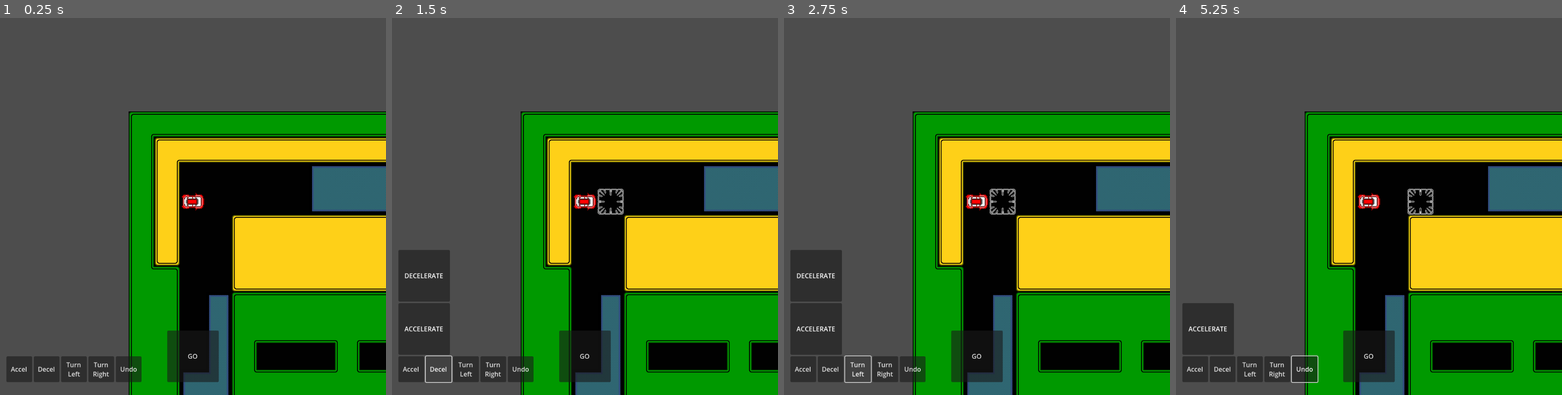
Above: before the commit, frames 1-4 (left to right).
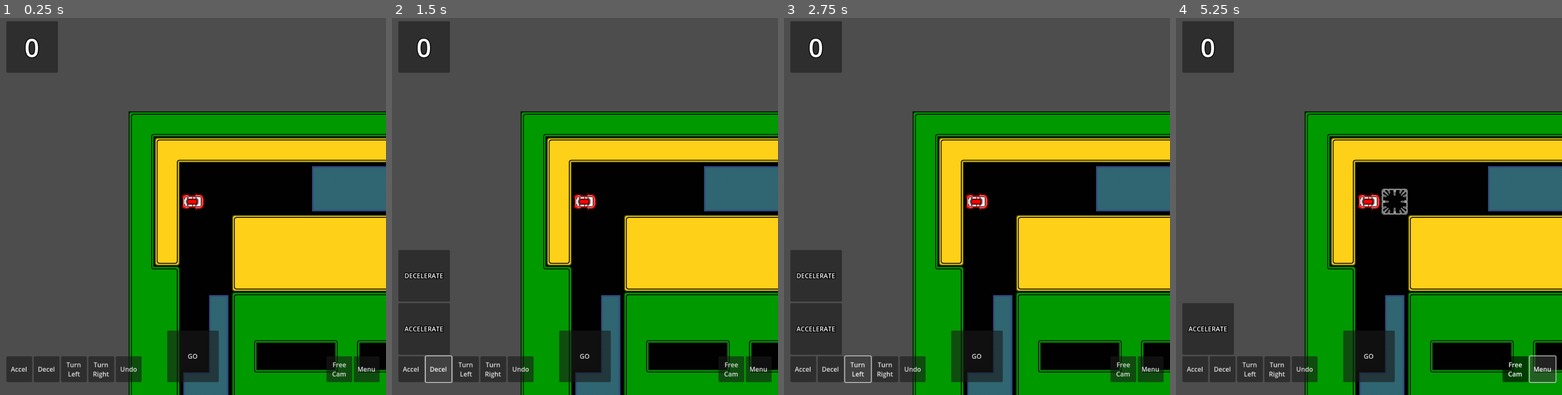
Above: after the commit, the same moments.

Repository: mperez68/wild-jam-88
Game: Godot game, scene res://main_scenes/abstract/game.tscn
Two runs of this game, one before a commit and one after it. Both use one fixed random seed, a clock stepped at 60 frames per second and the inputs below.
Inputs (mouse positions are in pixels of both pictures, inside the frame that each line leads up to):
- Up to frame 1 (0.25 s): no input
- Up to frame 2 (1.5 s): click "Accel" at 0.5 s; click "Decel" at 1.25 s
- Up to frame 3 (2.75 s): click "Turn Left" at 2 s
- Up to frame 4 (5.25 s): click "Turn Right" at 2.75 s; click "Undo" at 3.5 s; click (1515, 368) at 4.25 s, where only the run after the commit has a clickable "Free Cam"; click (1542, 368) at 5 s, where only the run after the commit has a clickable "Menu"

The runs differ from the first frame. In frame 1, 2.5% of the frame differs, in the area x 1-99%, y 0-97%; in frame 2, 2.8%; in frame 3, 2.8%; in frame 4, 3.2%.

Commit message:
map bounds

Diff:
--- a/game_objects/car.tscn
+++ b/game_objects/car.tscn
@@ -84,6 +84,7 @@
 y_sort_enabled = true
 position = Vector2(32, 32)
 script = ExtResource("1_y2gce")
+max_speed = null
 
 [node name="Sprite" type="Sprite2D" parent="."]
 z_index = 1
--- a/game_objects/scripts/camera.gd
+++ b/game_objects/scripts/camera.gd
@@ -22,8 +22,8 @@
 func _input(event: InputEvent) -> void:
 	if follow_target:
 		return
-	if event.is_action("ui_left") or event.is_action("ui_right") or event.is_action("ui_up") or event.is_action("ui_down"):
-		pan_vector = Input.get_vector("ui_left", "ui_right", "ui_up", "ui_down")
+	if event.is_action("pan_left") or event.is_action("pan_right") or event.is_action("pan_up") or event.is_action("pan_down"):
+		pan_vector = Input.get_vector("pan_left", "pan_right", "pan_up", "pan_down")
 
 
 # PUBLIC
--- a/game_objects/scripts/car.gd
+++ b/game_objects/scripts/car.gd
@@ -1,7 +1,7 @@
 @tool
 class_name Car extends GridNode2D
 
-enum Action{ ACCELERATE, DECELERATE, TURN_LEFT, TURN_RIGHT, DO_ACTIONS }
+enum Action{ ACCELERATE, DECELERATE, TURN_LEFT, TURN_RIGHT, DO_ACTIONS, CENTER_CAMERA }
 
 const MARKER: PackedScene = preload("res://game_objects/marker.tscn")
 
@@ -9,23 +9,13 @@
 
 @export var acceleration_rate: int = 1
 @export var deceleration_rate: int = 1
+@export var max_speed: int = 8
 @export var friction: int = 2
 
 var next_position_marker: Marker
 var speed: Vector3i = Vector3i.ZERO
 
 # ENGINE
-#func _input(event: InputEvent) -> void:	# TODO temp
-	#if event.is_action_pressed("ui_accept"):
-		#do_actions()
-	#elif event.is_action_pressed("ui_up"):
-		#accelerate(acceleration_rate)
-	#elif event.is_action_pressed("ui_down"):
-		#decelerate(deceleration_rate)
-	#elif event.is_action_pressed("ui_left"):
-		#turn(false)
-	#elif event.is_action_pressed("ui_right"):
-		#turn(true)
 
 
 # PUBLIC
@@ -47,7 +37,11 @@
 func do_actions():
 	smoke_sprite.play("puff")
 	speed += _get_forces()
-	grid_3d_position += speed
+	var new_position: Vector3i = MyUtil.get_map().get_last_valid_to_target(grid_3d_position, grid_3d_position + speed)
+	if new_position != grid_3d_position + speed:
+		speed = Vector3i.ZERO
+		# TODO sfx for crashing into walls
+	grid_3d_position = new_position
 	project_actions()
 
 func project_actions():
@@ -56,7 +50,8 @@
 	if _get_forces(true) == Vector3i.ZERO:
 		return
 	next_position_marker = MARKER.instantiate()
-	next_position_marker.grid_3d_position = grid_3d_position + _get_forces(true)
+	next_position_marker.grid_3d_position = MyUtil.get_map().get_last_valid_to_target(grid_3d_position, grid_3d_position + _get_forces(true))
+
 	add_sibling(next_position_marker)
 
 
@@ -82,10 +77,11 @@
 
 	return total_forces + (speed if include_speed else Vector3i.ZERO)
 
+func _center_camera(cancel: bool):
+	SignalBus.center_camera.emit(null if cancel else self)
+
 
 # SIGNALS
-
-
 func _on_smoke_sprite_animation_finished() -> void:
 	if smoke_sprite.animation == "puff":
 		smoke_sprite.play("idle")
@@ -102,3 +98,5 @@
 			turn(true, undo)
 		Action.DO_ACTIONS:
 			do_actions()
+		Action.CENTER_CAMERA:
+			_center_camera(undo)
--- a/game_objects/scripts/map.gd
+++ b/game_objects/scripts/map.gd
@@ -38,25 +38,25 @@
 						nav.connect_points(id, _grid3d_to_id(pos + Vector3i.LEFT))
 					if nav.has_point(_grid3d_to_id(pos + Vector3i.DOWN)):
 						nav.connect_points(id, _grid3d_to_id(pos + Vector3i.DOWN))
-					if index > 0:
-						# Connect to falloffs
-						if nav.has_point(_grid3d_to_id(pos + Vector3i.LEFT + Vector3i.FORWARD)):
-							nav.add_point(_grid3d_to_id(pos + Vector3i.LEFT), Vector3(pos + Vector3i.LEFT))
-							nav.connect_points(id, _grid3d_to_id(pos + Vector3i.LEFT))
-							nav.connect_points(_grid3d_to_id(pos + Vector3i.LEFT + Vector3i.FORWARD), _grid3d_to_id(pos + Vector3i.LEFT))
-						if nav.has_point(_grid3d_to_id(pos + Vector3i.DOWN + Vector3i.FORWARD)):
-							nav.add_point(_grid3d_to_id(pos + Vector3i.DOWN), Vector3(pos + Vector3i.DOWN))
-							nav.connect_points(id, _grid3d_to_id(pos + Vector3i.DOWN))
-							nav.connect_points(_grid3d_to_id(pos + Vector3i.DOWN + Vector3i.FORWARD), _grid3d_to_id(pos + Vector3i.DOWN))
-						# Connect to climbs
-						if nav.has_point(_grid3d_to_id(pos + Vector3i.RIGHT + Vector3i.FORWARD)):
-							nav.add_point(_grid3d_to_id(pos + Vector3i.RIGHT), Vector3(pos + Vector3i.RIGHT))
-							nav.connect_points(id, _grid3d_to_id(pos + Vector3i.RIGHT))
-							nav.connect_points(_grid3d_to_id(pos + Vector3i.RIGHT + Vector3i.FORWARD), _grid3d_to_id(pos + Vector3i.RIGHT))
-						if nav.has_point(_grid3d_to_id(pos + Vector3i.UP + Vector3i.FORWARD)):
-							nav.add_point(_grid3d_to_id(pos + Vector3i.UP), Vector3(pos + Vector3i.UP))
-							nav.connect_points(id, _grid3d_to_id(pos + Vector3i.UP))
-							nav.connect_points(_grid3d_to_id(pos + Vector3i.UP + Vector3i.FORWARD), _grid3d_to_id(pos + Vector3i.UP))
+					#if index > 0:
+						## Connect to falloffs
+						#if nav.has_point(_grid3d_to_id(pos + Vector3i.LEFT + Vector3i.FORWARD)):
+							#nav.add_point(_grid3d_to_id(pos + Vector3i.LEFT), Vector3(pos + Vector3i.LEFT))
+							#nav.connect_points(id, _grid3d_to_id(pos + Vector3i.LEFT))
+							#nav.connect_points(_grid3d_to_id(pos + Vector3i.LEFT + Vector3i.FORWARD), _grid3d_to_id(pos + Vector3i.LEFT))
+						#if nav.has_point(_grid3d_to_id(pos + Vector3i.DOWN + Vector3i.FORWARD)):
+							#nav.add_point(_grid3d_to_id(pos + Vector3i.DOWN), Vector3(pos + Vector3i.DOWN))
+							#nav.connect_points(id, _grid3d_to_id(pos + Vector3i.DOWN))
+							#nav.connect_points(_grid3d_to_id(pos + Vector3i.DOWN + Vector3i.FORWARD), _grid3d_to_id(pos + Vector3i.DOWN))
+						## Connect to climbs
+						#if nav.has_point(_grid3d_to_id(pos + Vector3i.RIGHT + Vector3i.FORWARD)):
+							#nav.add_point(_grid3d_to_id(pos + Vector3i.RIGHT), Vector3(pos + Vector3i.RIGHT))
+							#nav.connect_points(id, _grid3d_to_id(pos + Vector3i.RIGHT))
+							#nav.connect_points(_grid3d_to_id(pos + Vector3i.RIGHT + Vector3i.FORWARD), _grid3d_to_id(pos + Vector3i.RIGHT))
+						#if nav.has_point(_grid3d_to_id(pos + Vector3i.UP + Vector3i.FORWARD)):
+							#nav.add_point(_grid3d_to_id(pos + Vector3i.UP), Vector3(pos + Vector3i.UP))
+							#nav.connect_points(id, _grid3d_to_id(pos + Vector3i.UP))
+							#nav.connect_points(_grid3d_to_id(pos + Vector3i.UP + Vector3i.FORWARD), _grid3d_to_id(pos + Vector3i.UP))
 
 
 # PUBLIC
@@ -114,15 +114,21 @@
 func can_walk(start: Vector3i, end: Vector3i, length: int = 9999) -> bool:
 	if start == end:
 		return true
-	var cell: TileData = get_cell_tile_data(end)
-	var floor_cell: TileData = get_cell_tile_data(end + Vector3i.FORWARD)
-	if (cell and cell.get_custom_data("ramp")) or (floor_cell and floor_cell.get_custom_data("ramp")):
-		return false
 	var route_length: int = get_route(start, end).size()
 	return route_length > 0 and route_length <= length
 
 func can_see(start: Vector3i, end: Vector3i, length: float = 9999.0) -> bool:
 	return start.distance_to(end) <= length
+
+func get_last_valid_to_target(start: Vector3i, end: Vector3i) -> Vector3i:
+	var best: Vector3i = start
+	var distance: int = abs(start.x - end.x) + abs(start.y - end.y) + abs(start.z - end.z)
+	for i in distance + 1:
+		var sub_diff: Vector3 = lerp(Vector3(start), Vector3(end), float(i) / float(distance))
+		var closest_grid_3d: Vector3i = Vector3i(round(sub_diff.x), round(sub_diff.y), round(sub_diff.z))
+		if get_cell_tile_data(closest_grid_3d):
+			best = closest_grid_3d
+	return best
 
 
 # PRIVATE
--- a/main_scenes/abstract/game.tscn
+++ b/main_scenes/abstract/game.tscn
@@ -1102,7 +1102,7 @@
 
 [node name="Car" parent="." instance=ExtResource("3_gehsp")]
 position = Vector2(160, 224)
-acceleration_rate = 2
+max_speed = 8
 grid_3d_position = Vector3i(2, 3, 0)
 
 [connection signal="action_pressed" from="HUD" to="Car" method="_on_hud_action_pressed"]
--- a/project.godot
+++ b/project.godot
@@ -36,7 +36,6 @@
 "events": [Object(InputEventKey,"resource_local_to_scene":false,"resource_name":"","device":0,"window_id":0,"alt_presse …(194 unchanged characters)…
 , Object(InputEventJoypadButton,"resource_local_to_scene":false,"resource_name":"","device":0,"button_index":13,"pressure":0.0,"pressed":false,"script":null)
 , Object(InputEventJoypadMotion,"resource_local_to_scene":false,"resource_name":"","device":0,"axis":0,"axis_value":-1.0,"script":null)
-, Object(InputEventKey,"resource_local_to_scene":false,"resource_name":"","device":-1,"window_id":0,"alt_pressed":false,"shift_pressed":false,"ctrl_pressed":false,"meta_pressed":false,"pressed":false,"keycode":0,"physical_keycode":65,"key_label":0,"unicode":97,"location":0,"echo":false,"script":null)
 ]
 }
 ui_right={
@@ -44,7 +43,6 @@
 "events": [Object(InputEventKey,"resource_local_to_scene":false,"resource_name":"","device":0,"window_id":0,"alt_presse …(194 unchanged characters)…
 , Object(InputEventJoypadButton,"resource_local_to_scene":false,"resource_name":"","device":0,"button_index":14,"pressure":0.0,"pressed":false,"script":null)
 , Object(InputEventJoypadMotion,"resource_local_to_scene":false,"resource_name":"","device":0,"axis":0,"axis_value":1.0,"script":null)
-, Object(InputEventKey,"resource_local_to_scene":false,"resource_name":"","device":-1,"window_id":0,"alt_pressed":false,"shift_pressed":false,"ctrl_pressed":false,"meta_pressed":false,"pressed":false,"keycode":0,"physical_keycode":68,"key_label":0,"unicode":100,"location":0,"echo":false,"script":null)
 ]
 }
 ui_up={
@@ -52,7 +50,6 @@
 "events": [Object(InputEventKey,"resource_local_to_scene":false,"resource_name":"","device":0,"window_id":0,"alt_presse …(194 unchanged characters)…
 , Object(InputEventJoypadButton,"resource_local_to_scene":false,"resource_name":"","device":0,"button_index":11,"pressure":0.0,"pressed":false,"script":null)
 , Object(InputEventJoypadMotion,"resource_local_to_scene":false,"resource_name":"","device":0,"axis":1,"axis_value":-1.0,"script":null)
-, Object(InputEventKey,"resource_local_to_scene":false,"resource_name":"","device":-1,"window_id":0,"alt_pressed":false,"shift_pressed":false,"ctrl_pressed":false,"meta_pressed":false,"pressed":false,"keycode":0,"physical_keycode":87,"key_label":0,"unicode":119,"location":0,"echo":false,"script":null)
 ]
 }
 ui_down={
@@ -60,7 +57,26 @@
 "events": [Object(InputEventKey,"resource_local_to_scene":false,"resource_name":"","device":0,"window_id":0,"alt_presse …(194 unchanged characters)…
 , Object(InputEventJoypadButton,"resource_local_to_scene":false,"resource_name":"","device":0,"button_index":12,"pressure":0.0,"pressed":false,"script":null)
 , Object(InputEventJoypadMotion,"resource_local_to_scene":false,"resource_name":"","device":0,"axis":1,"axis_value":1.0,"script":null)
-, Object(InputEventKey,"resource_local_to_scene":false,"resource_name":"","device":-1,"window_id":0,"alt_pressed":false,"shift_pressed":false,"ctrl_pressed":false,"meta_pressed":false,"pressed":false,"keycode":0,"physical_keycode":83,"key_label":0,"unicode":115,"location":0,"echo":false,"script":null)
+]
+}
+pan_left={
+"deadzone": 0.2,
+"events": [Object(InputEventKey,"resource_local_to_scene":false,"resource_name":"","device":-1,"window_id":0,"alt_pressed":false,"shift_pressed":false,"ctrl_pressed":false,"meta_pressed":false,"pressed":false,"keycode":0,"physical_keycode":65,"key_label":0,"unicode":97,"location":0,"echo":false,"script":null)
+]
+}
+pan_right={
+"deadzone": 0.2,
+"events": [Object(InputEventKey,"resource_local_to_scene":false,"resource_name":"","device":-1,"window_id":0,"alt_pressed":false,"shift_pressed":false,"ctrl_pressed":false,"meta_pressed":false,"pressed":false,"keycode":0,"physical_keycode":68,"key_label":0,"unicode":100,"location":0,"echo":false,"script":null)
+]
+}
+pan_down={
+"deadzone": 0.2,
+"events": [Object(InputEventKey,"resource_local_to_scene":false,"resource_name":"","device":-1,"window_id":0,"alt_pressed":false,"shift_pressed":false,"ctrl_pressed":false,"meta_pressed":false,"pressed":false,"keycode":0,"physical_keycode":83,"key_label":0,"unicode":115,"location":0,"echo":false,"script":null)
+]
+}
+pan_up={
+"deadzone": 0.2,
+"events": [Object(InputEventKey,"resource_local_to_scene":false,"resource_name":"","device":-1,"window_id":0,"alt_pressed":false,"shift_pressed":false,"ctrl_pressed":false,"meta_pressed":false,"pressed":false,"keycode":0,"physical_keycode":87,"key_label":0,"unicode":119,"location":0,"echo":false,"script":null)
 ]
 }
 
--- /dev/null
+++ b/resources/header_01.tres
@@ -0,0 +1,6 @@
+[gd_resource type="LabelSettings" format=3 uid="uid://b4esuhrdi6585"]
+
+[resource]
+font_size = 64
+outline_size = 8
+outline_color = Color(0, 0, 0, 1)
--- a/resources/theme.tres
+++ b/resources/theme.tres
@@ -1,6 +1,8 @@
 [gd_resource type="Theme" format=3 uid="uid://c4wnlbd1mlp7"]
 
 [resource]
+Label/colors/font_outline_color = Color(0, 0, 0, 1)
+Label/constants/outline_size = 8
 MarginContainer/constants/margin_bottom = 32
 MarginContainer/constants/margin_left = 16
 MarginContainer/constants/margin_right = 16
--- a/ui/hud.tscn
+++ b/ui/hud.tscn
@@ -1,8 +1,9 @@
-[gd_scene load_steps=4 format=3 uid="uid://c1hamfe2olpfm"]
+[gd_scene load_steps=5 format=3 uid="uid://c1hamfe2olpfm"]
 
 [ext_resource type="Script" uid="uid://ckg8crmjihvtg" path="res://ui/scripts/hud.gd" id="1_rbyyf"]
 [ext_resource type="PackedScene" uid="uid://dm2bnda2ccam2" path="res://ui/sfx_button.tscn" id="2_276te"]
 [ext_resource type="PackedScene" uid="uid://17huhevfgy52" path="res://ui/action_tile.tscn" id="3_546lt"]
+[ext_resource type="LabelSettings" uid="uid://b4esuhrdi6585" path="res://resources/header_01.tres" id="4_7ihmi"]
 
 [node name="HUD" type="CanvasLayer"]
 script = ExtResource("1_rbyyf")
@@ -17,36 +18,57 @@
 [node name="Control" type="Control" parent="MarginContainer"]
 layout_mode = 2
 
-[node name="HBoxContainer" type="HBoxContainer" parent="MarginContainer/Control"]
+[node name="ActionBarContainer" type="HBoxContainer" parent="MarginContainer/Control"]
 layout_mode = 1
-anchors_preset = 12
+anchors_preset = 2
 anchor_top = 1.0
-anchor_right = 1.0
 anchor_bottom = 1.0
-grow_horizontal = 2
+offset_top = -64.0
+offset_right = 336.0
 grow_vertical = 0
 
-[node name="AccelButton" parent="MarginContainer/Control/HBoxContainer" instance=ExtResource("2_276te")]
+[node name="AccelButton" parent="MarginContainer/Control/ActionBarContainer" instance=ExtResource("2_276te")]
 layout_mode = 2
 text = "Accel"
 
-[node name="DecelButton" parent="MarginContainer/Control/HBoxContainer" instance=ExtResource("2_276te")]
+[node name="DecelButton" parent="MarginContainer/Control/ActionBarContainer" instance=ExtResource("2_276te")]
 layout_mode = 2
 text = "Decel"
 
-[node name="LeftButton" parent="MarginContainer/Control/HBoxContainer" instance=ExtResource("2_276te")]
+[node name="LeftButton" parent="MarginContainer/Control/ActionBarContainer" instance=ExtResource("2_276te")]
 layout_mode = 2
 text = "Turn
 Left"
 
-[node name="RightButton" parent="MarginContainer/Control/HBoxContainer" instance=ExtResource("2_276te")]
+[node name="RightButton" parent="MarginContainer/Control/ActionBarContainer" instance=ExtResource("2_276te")]
 layout_mode = 2
 text = "Turn
 Right"
 
-[node name="UndoButton" parent="MarginContainer/Control/HBoxContainer" instance=ExtResource("2_276te")]
+[node name="UndoButton" parent="MarginContainer/Control/ActionBarContainer" instance=ExtResource("2_276te")]
 layout_mode = 2
 text = "Undo"
+
+[node name="OptionsContainer" type="HBoxContainer" parent="MarginContainer/Control"]
+layout_mode = 1
+anchors_preset = 3
+anchor_left = 1.0
+anchor_top = 1.0
+anchor_right = 1.0
+anchor_bottom = 1.0
+grow_horizontal = 0
+grow_vertical = 0
+alignment = 2
+
+[node name="CameraButton" parent="MarginContainer/Control/OptionsContainer" instance=ExtResource("2_276te")]
+layout_mode = 2
+toggle_mode = true
+text = "Free
+Cam"
+
+[node name="MenuButton" parent="MarginContainer/Control/OptionsContainer" instance=ExtResource("2_276te")]
+layout_mode = 2
+text = "Menu"
 
 [node name="GoButton" parent="MarginContainer/Control" instance=ExtResource("2_276te")]
 custom_minimum_size = Vector2(128, 128)
@@ -82,9 +104,23 @@
 layout_mode = 2
 action = 2
 
-[connection signal="pressed" from="MarginContainer/Control/HBoxContainer/AccelButton" to="." method="_on_button_pressed" binds= [0]]
-[connection signal="pressed" from="MarginContainer/Control/HBoxContainer/DecelButton" to="." method="_on_button_pressed" binds= [1]]
-[connection signal="pressed" from="MarginContainer/Control/HBoxContainer/LeftButton" to="." method="_on_button_pressed" binds= [2]]
-[connection signal="pressed" from="MarginContainer/Control/HBoxContainer/RightButton" to="." method="_on_button_pressed" binds= [3]]
-[connection signal="pressed" from="MarginContainer/Control/HBoxContainer/UndoButton" to="." method="_on_undo_button_pressed"]
+[node name="PanelContainer" type="PanelContainer" parent="MarginContainer/Control"]
+custom_minimum_size = Vector2(128, 128)
+layout_mode = 1
+offset_right = 128.0
+offset_bottom = 128.0
+
+[node name="TurnTimerLabel" type="Label" parent="MarginContainer/Control/PanelContainer"]
+unique_name_in_owner = true
+layout_mode = 2
+text = "0"
+label_settings = ExtResource("4_7ihmi")
+horizontal_alignment = 1
+
+[connection signal="pressed" from="MarginContainer/Control/ActionBarContainer/AccelButton" to="." method="_on_button_pressed" binds= [0]]
+[connection signal="pressed" from="MarginContainer/Control/ActionBarContainer/DecelButton" to="." method="_on_button_pressed" binds= [1]]
+[connection signal="pressed" from="MarginContainer/Control/ActionBarContainer/LeftButton" to="." method="_on_button_pressed" binds= [2]]
+[connection signal="pressed" from="MarginContainer/Control/ActionBarContainer/RightButton" to="." method="_on_button_pressed" binds= [3]]
+[connection signal="pressed" from="MarginContainer/Control/ActionBarContainer/UndoButton" to="." method="_on_undo_button_pressed"]
+[connection signal="toggled" from="MarginContainer/Control/OptionsContainer/CameraButton" to="." method="_on_camera_button_toggled"]
 [connection signal="pressed" from="MarginContainer/Control/GoButton" to="." method="_on_go_button_pressed"]
--- a/ui/scripts/hud.gd
+++ b/ui/scripts/hud.gd
@@ -5,7 +5,12 @@
 const ACTION_TILE: PackedScene = preload("res://ui/action_tile.tscn")
 
 @onready var action_tile_container: VBoxContainer = %ActionTileContainer
+@onready var turn_timer_label: Label = %TurnTimerLabel
 
+var turn_counter: int = 0:
+	set(value):
+		turn_counter = value
+		turn_timer_label.text = str(turn_counter)
 var action_limit: int = 2
 var action_queue: Array[Car.Action] = []
 
@@ -43,3 +48,7 @@
 func _on_go_button_pressed() -> void:
 	_empty_action_tiles()
 	action_pressed.emit(Car.Action.DO_ACTIONS, false)
+	turn_counter += 1
+
+func _on_camera_button_toggled(toggled_on: bool) -> void:
+	action_pressed.emit(Car.Action.CENTER_CAMERA, toggled_on)
